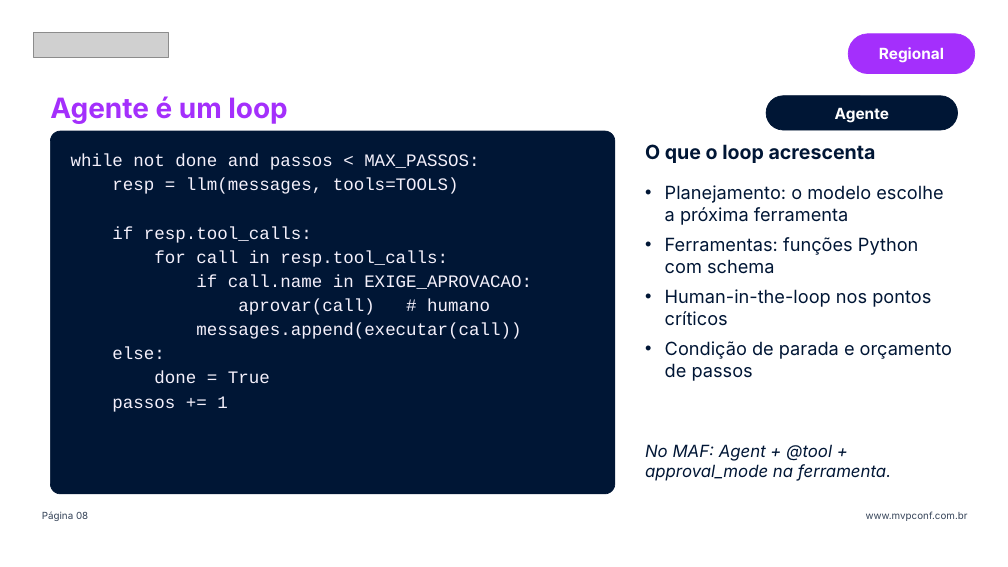
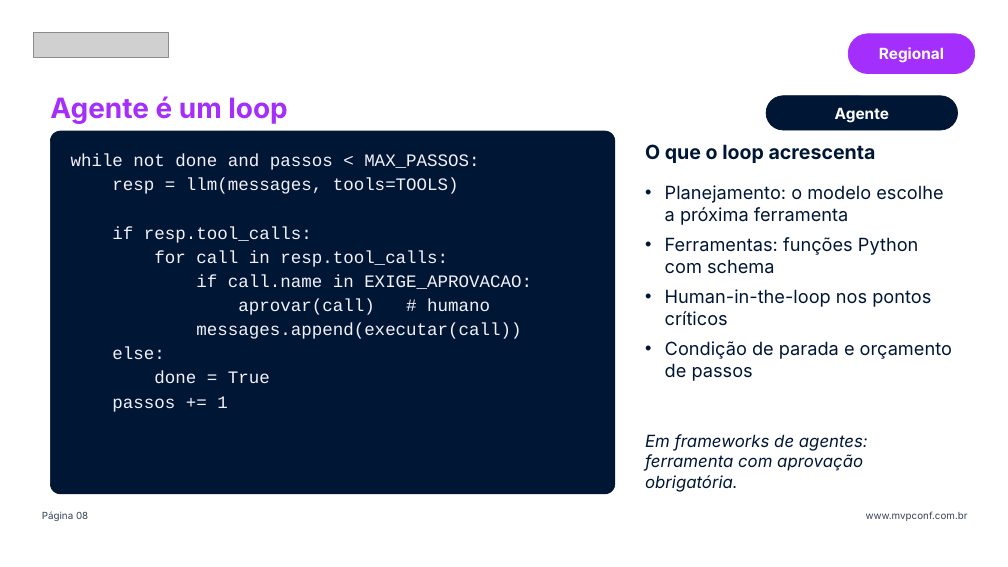
Before and after one commit to hsouzaeduardo/copiloto-piloto-automatico, a slide deck: slide 10 of slides/do-copiloto-ao-piloto-automatico-mvpconf.pptx. Drawn at 1008x567 pixels with LibreOffice and Linux fonts; fonts in the diff are those of the drawing; grey boxes stand for pictures. Boxes give left, top, right and bottom in pixels: in the first picture for what was removed or moved away, otherwise in the second. Text is boxed around its words. In the diff, an @@ line names an element or a change of style, - is before the commit and + after.

```diff
--- a/slides/do-copiloto-ao-piloto-automatico-mvpconf.pptx
+++ b/slides/do-copiloto-ao-piloto-automatico-mvpconf.pptx
@@ text at <box>645,434,868,492</box>: text changed @@
-No MAF: Agent + @tool + approval_mode na ferramenta.
+Em frameworks de agentes: ferramenta com aprovação obrigatória.
```
Also in this commit, not shown: 8 other slides changed, 2 slides added, 4 slides removed, 1 other file.
